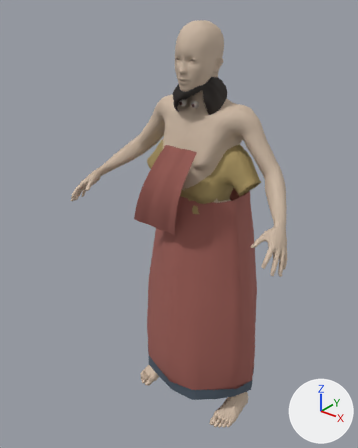
Before and after pictures for a commit that changed the Blender file WorkingAssets/NPCs/village_woman/village_woman_clothing_fitted.blend.
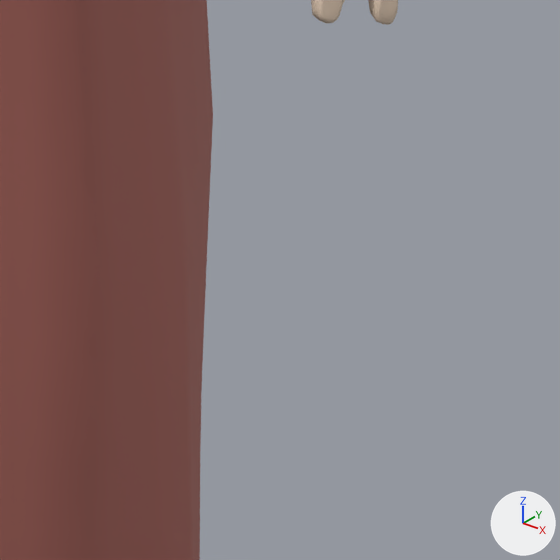
The first picture shows the older version from a camera (50 mm lens) standing at (1.086, -1.529, 1.781) and looking at (-0.074, -0.079, 0.882). The close-ups show the older and then the newer version on the part from 64% to 85% of the width and 61% to 78% of the height of that picture. Only the edits that show in the close-ups are written down. Arrows for +X, +Y and +Z are at lower right; the lights stay in place.

Before the edit, the objects in view are built like this:
```python
ob_village_woman_makehuman_body = bpy.data.objects.new('village_woman_MakeHuman_body', me_base)
ob_village_woman_makehuman_body.location = (0.0, 0.0, 0.0)
ob_wrapped_sari_lower_drape = bpy.data.objects.new('Wrapped sari lower drape', me_wrapped_sari_lower_drape_001)
ob_wrapped_sari_lower_drape.location = (0.0, 0.0, 0.0)
```
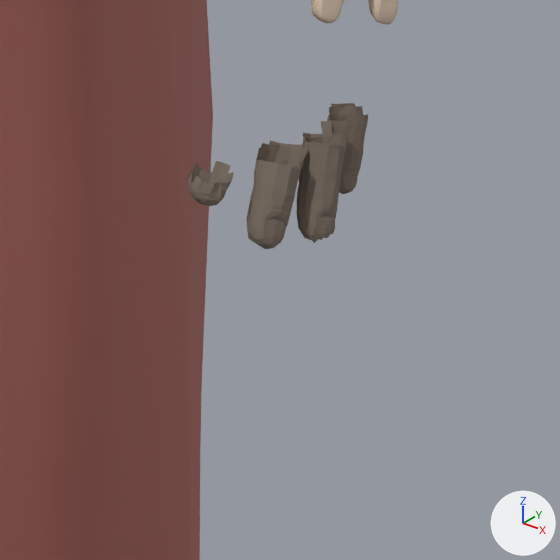
Boxes [x1, y1, x2, y2] around the edits, measured in the close-ups (560 x 560 px):
'Foundation opaque thong', added (brown)
    after: [188, 103, 368, 249]

Diff of the bpy script that builds the scene:
```diff
--- a/WorkingAssets/NPCs/village_woman/village_woman_clothing_fitted.blend.py
+++ b/WorkingAssets/NPCs/village_woman/village_woman_clothing_fitted.blend.py
@@ mat_opaque_cotton_foundation @@
+mat_opaque_cotton_foundation = principled_material('Opaque cotton foundation')
+mat_opaque_cotton_foundation.base_color = (0.18, 0.14, 0.11)  # brown #76695d
+mat_opaque_cotton_foundation.roughness = 0.9
@@ me_foundation_opaque_thong @@
+me_foundation_opaque_thong.from_pydata(...)  # 1588 vertices, 1430 faces; spans x -0.464..0.464, y -0.296..0.089, z 0.657..0.841
+me_foundation_opaque_thong.materials.append(mat_opaque_cotton_foundation)  # brown #76695d
@@ ob_foundation_opaque_thong @@
+ob_foundation_opaque_thong = bpy.data.objects.new('Foundation opaque thong', me_foundation_opaque_thong)
+ob_foundation_opaque_thong.location = (0.0, 0.0, 0.0)
```
